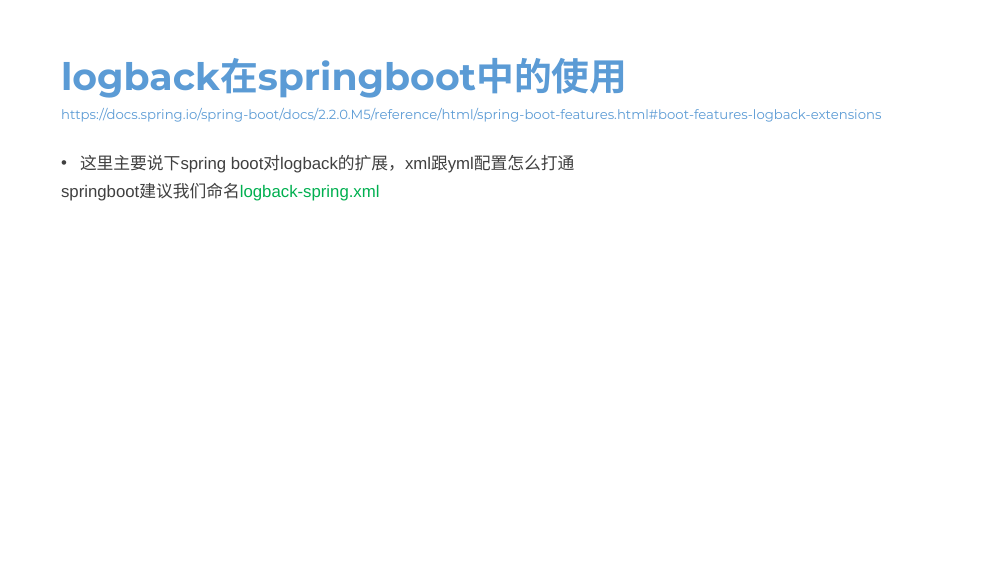
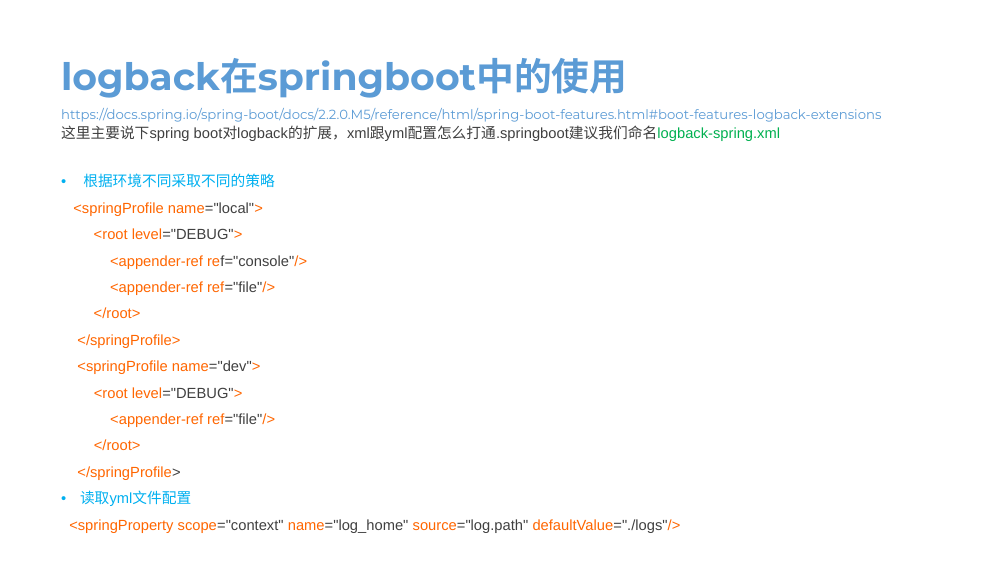
Before and after one commit to zhaoyunxing92/maven-learn, a slide deck: slide 16 of doc/微服务架构.pptx. Drawn at 1008x567 pixels with LibreOffice and Linux fonts; fonts in the diff are those of the drawing. Boxes give left, top, right and bottom in pixels: in the first picture for what was removed or moved away, otherwise in the second. Text is boxed around its words. In the diff, an @@ line names an element or a change of style, - is before the commit and + after.

```diff
--- a/doc/微服务架构.pptx
+++ b/doc/微服务架构.pptx
@@ text at (x1=61, y1=125, x2=780, y2=533): text changed; size 16 to 14 pt; text colour #404040 to #FF6600 @@
-• 这里主要说下spring boot对logback的扩展，xml跟yml配置怎么打通
-springboot建议我们命名logback-spring.xml
+这里主要说下spring boot对logback的扩展，xml跟yml配置怎么打通.springboot建议我们命名logback-spring.xml
+• 根据环境不同采取不同的策略
+<springProfile name="local">
+<root level="DEBUG">
+<appender-ref ref="console"/>
+<appender-ref ref="file"/>
+</root>
+</springProfile>
+<springProfile name="dev">
+<root level="DEBUG">
+<appender-ref ref="file"/>
+</root>
+</springProfile>
+• 读取yml文件配置
+<springProperty scope="context" name="log_home" source="log.path" defaultValue="./logs"/>
```
Also in this commit, not shown: 1 other slide changed, 2 slides added.
